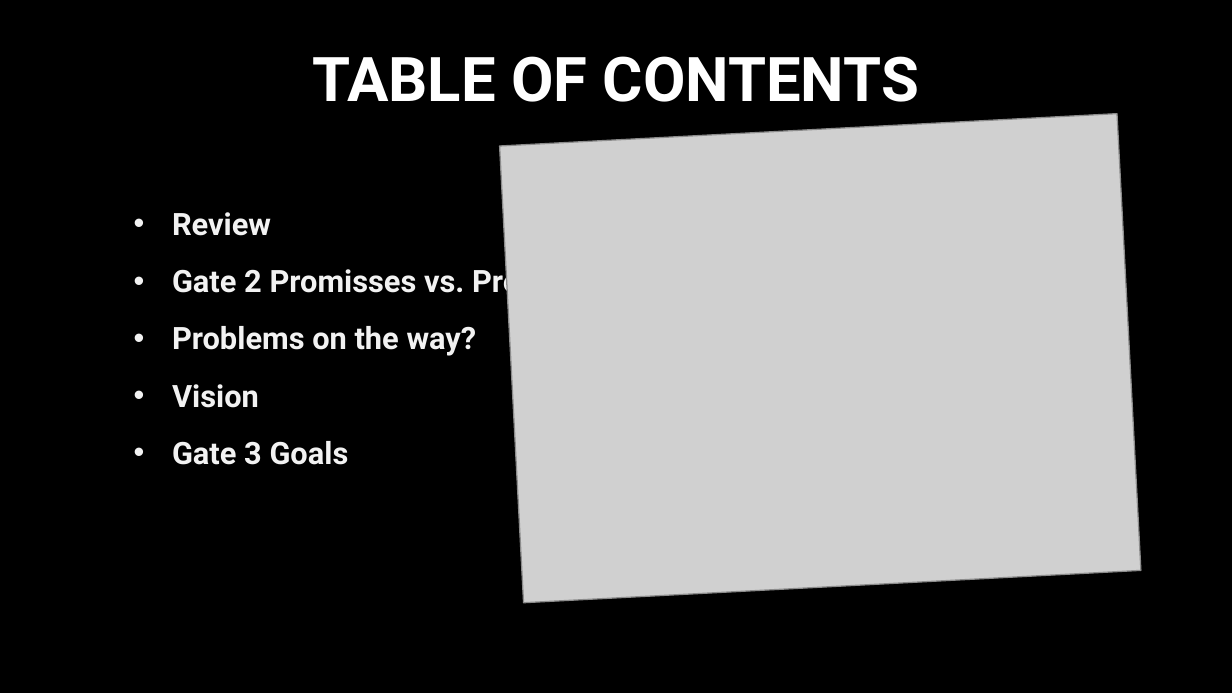
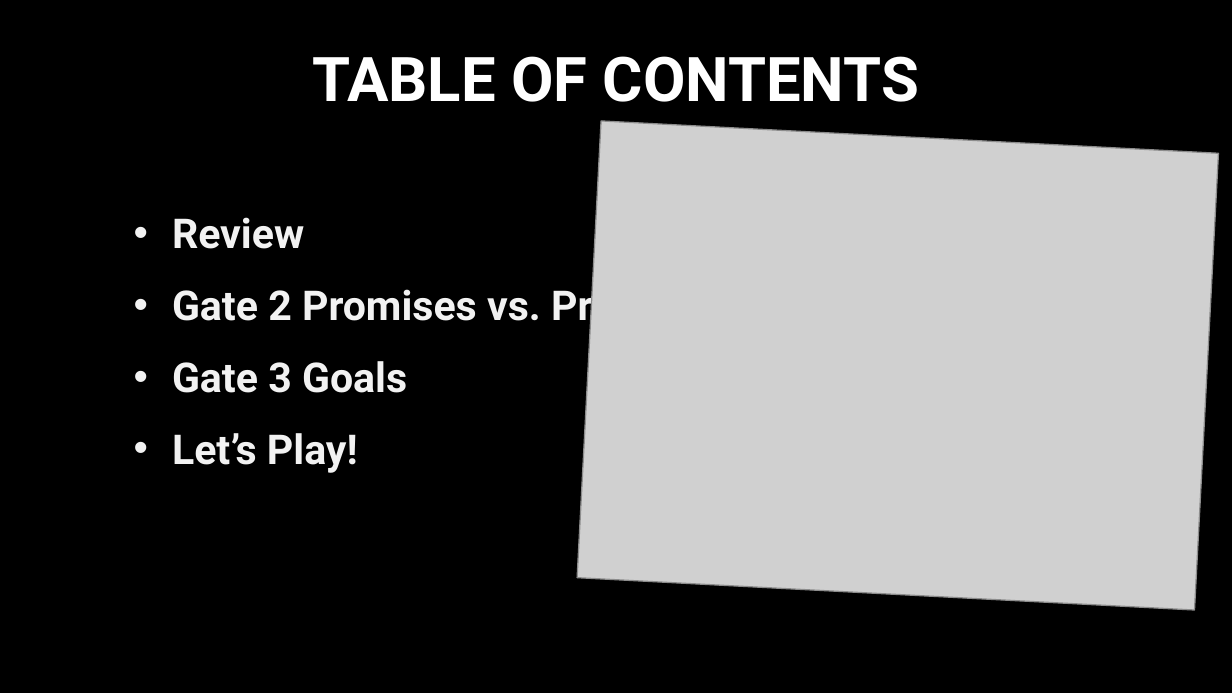
Before and after one commit to ArtjomProGrammer/Voodoo, a slide deck: slide 2 of _Organisation/Präsentation/Voodoo_PP2.pptx. Drawn at 1232x693 pixels with LibreOffice and Linux fonts; fonts in the diff are those of the drawing; grey boxes stand for pictures; background and template pictures are left out. Boxes give left, top, right and bottom in pixels: in the first picture for what was removed or moved away, otherwise in the second. Text is boxed around its words. In the diff, an @@ line names an element or a change of style, - is before the commit and + after.

```diff
--- a/_Organisation/Präsentation/Voodoo_PP2.pptx
+++ b/_Organisation/Präsentation/Voodoo_PP2.pptx
@@ picture at (x1=577, y1=121, x2=1219, y2=610): rotation 357 to 3 degrees @@
@@ subtitle at (x1=172, y1=217, x2=407, y2=393): size 18 to 24 pt in "Review", "Gate 3 Goals" @@
@@ subtitle at (x1=172, y1=282, x2=694, y2=330): text changed; size 18 to 24 pt @@
-• Gate 2 Promisses vs. Present
-• Problems on the way?
-• Vision
+• Gate 2 Promises vs. Present
@@ subtitle at (x1=172, y1=433, x2=358, y2=473): paragraph added @@
+• Let’s Play!
```
Also in this commit, not shown: 4 other slides changed, 4 other files.
